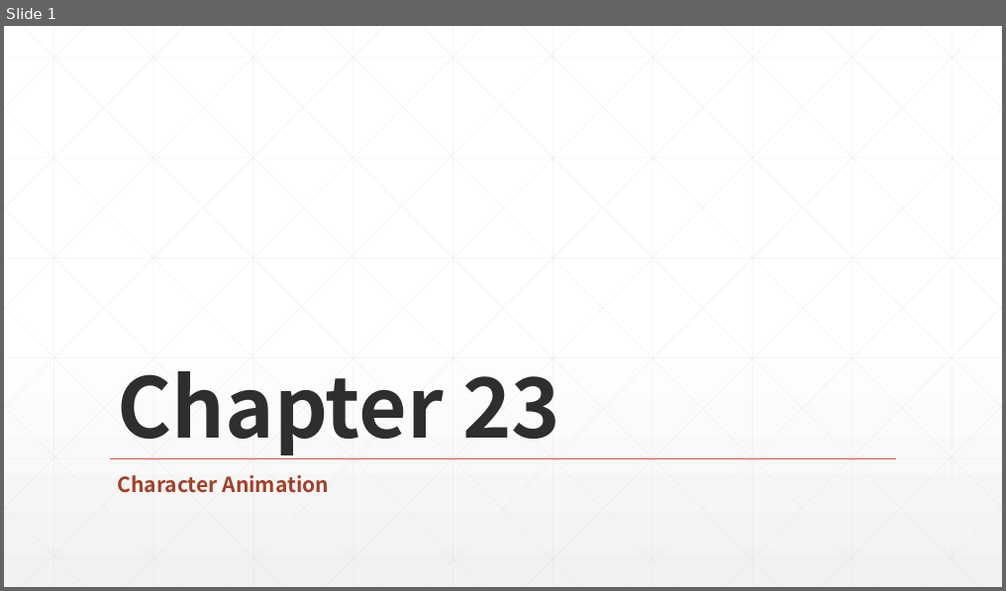
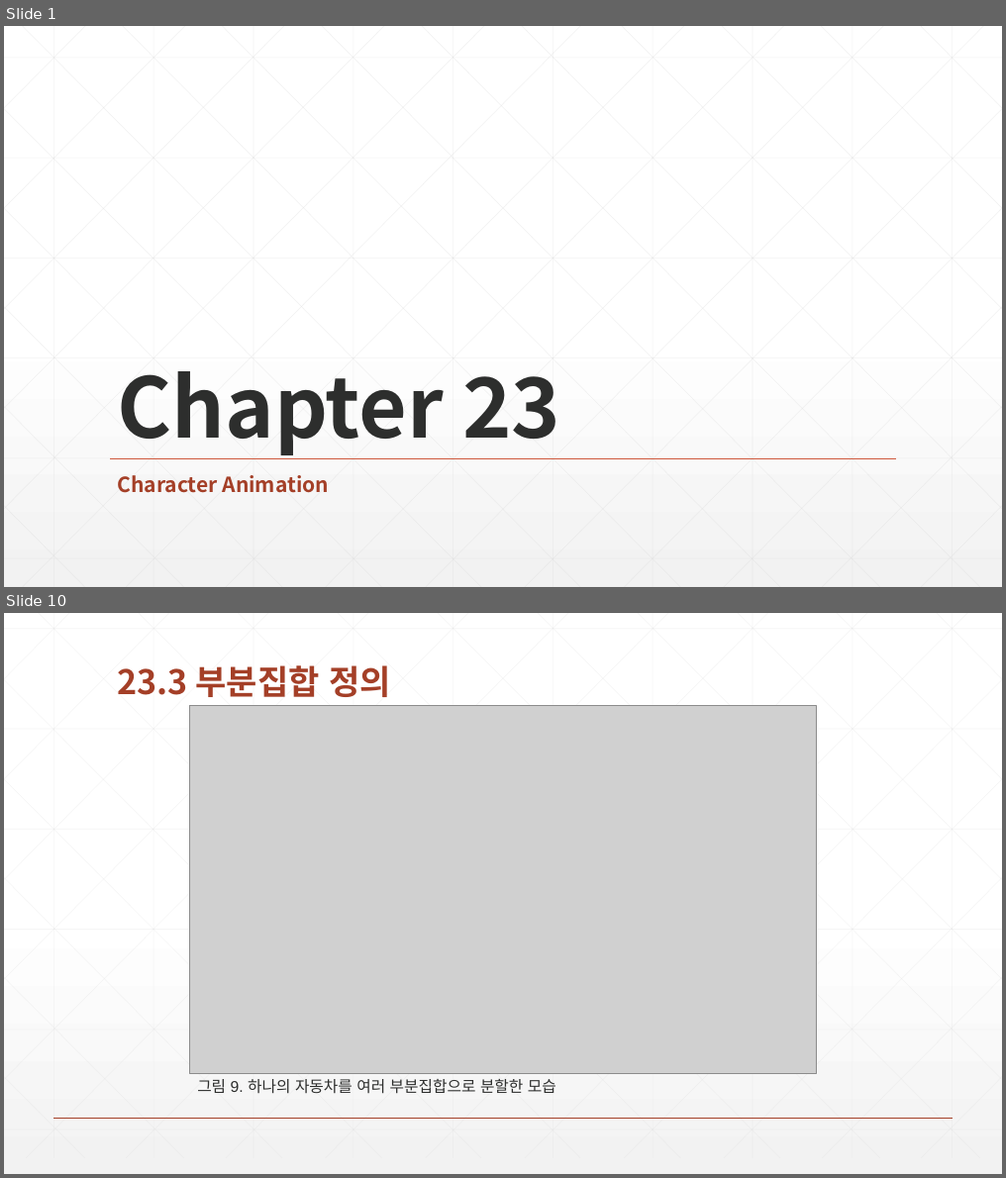
Before and after one commit to earthboom/CodingStudy, a slide deck: Common/Chapter 23 Character Animation.pptx. Shown one above the other, each under a label of ours: slide 1 before the commit, slides 1 and 10 after it; the slides between them are not shown. The pictures are 1006x591 and 1006x1178 pixels, drawn with LibreOffice and Linux fonts; fonts in the diff are those of the drawing; grey boxes stand for pictures. Boxes give left, top, right and bottom in pixels: in the first picture for what was removed or moved away, otherwise in the second. Text is boxed around its words. In the diff, an @@ line names an element or a change of style, - is before the commit and + after.

```diff
--- a/Common/Chapter 23 Character Animation.pptx
+++ b/Common/Chapter 23 Character Animation.pptx
@@ slide 10 added at bbox=[4, 613, 1002, 1174], background gradient #FFFFFF to #F2F2F2 @@
@@ title added at bbox=[118, 665, 391, 697], 32.4 pt, text #A43F27, bold @@
+23.3 부분집합 정의
@@ picture added at bbox=[190, 705, 816, 1073] @@
@@ text added at bbox=[197, 1079, 556, 1094], 15 pt, text #2D2E2D @@
+그림 9. 하나의 자동차를 여러 부분집합으로 분할한 모습
@@ group added at bbox=[4, 613, 1002, 1158]: 46 lines @@
@@ line added from (54, 1118) to (952, 1118), #A43F27 1 pt @@
```
Also in this commit, not shown: 9 other slides added, 7 slides removed.
